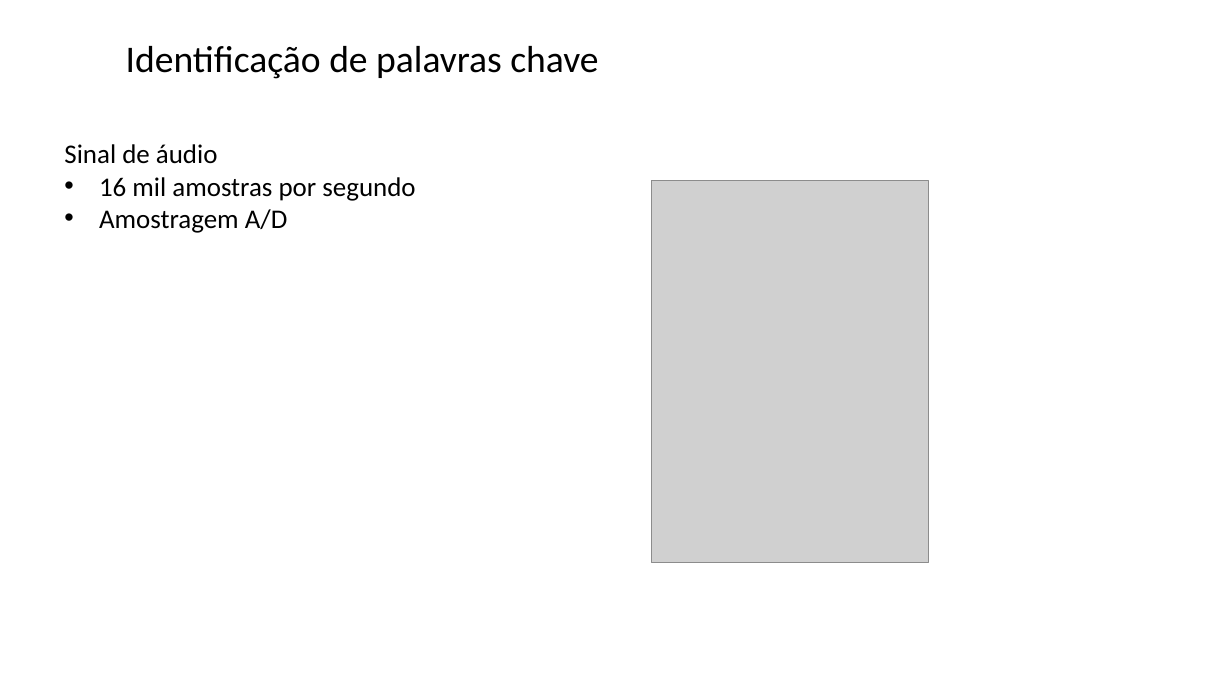
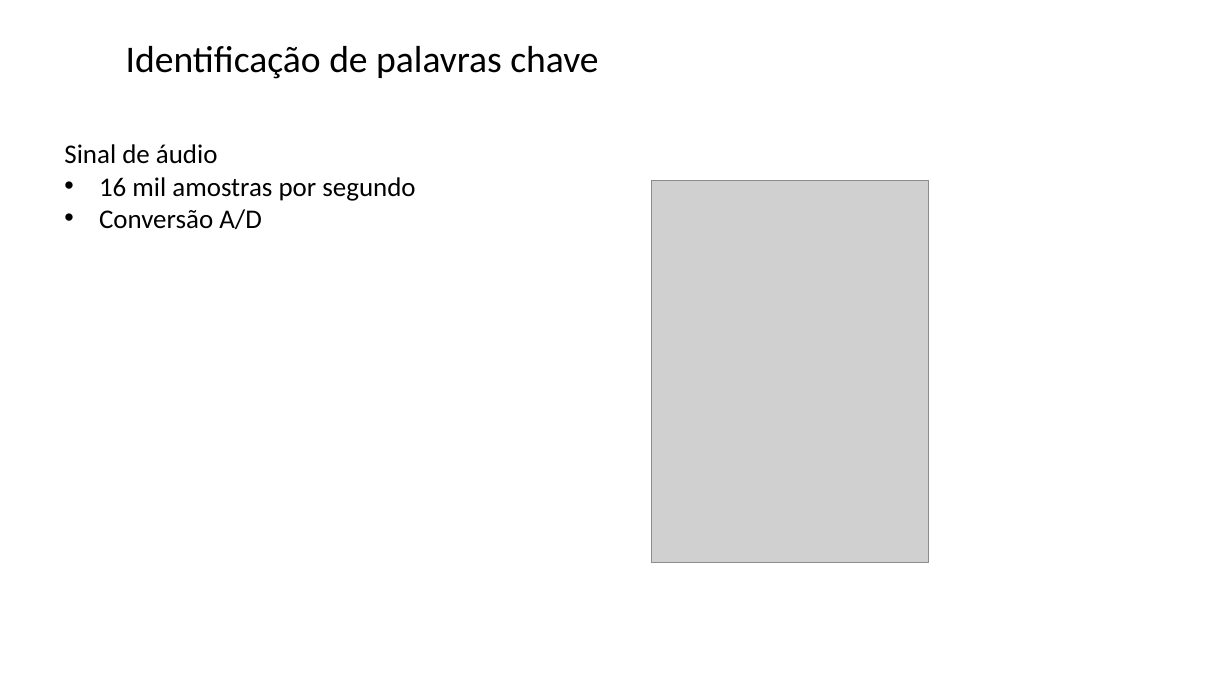
Before and after one commit to zz4fap/tp557-iot-ml, a slide deck: slide 23 of slides/TP557_17_identificação_palavras_chave.pptx. Drawn at 1232x693 pixels with LibreOffice and Linux fonts; fonts in the diff are those of the drawing; grey boxes stand for pictures; background and template pictures are left out. Boxes give left, top, right and bottom in pixels: in the first picture for what was removed or moved away, otherwise in the second. Text is boxed around its words. In the diff, an @@ line names an element or a change of style, - is before the commit and + after.

```diff
--- a/slides/TP557_17_identificação_palavras_chave.pptx
+++ b/slides/TP557_17_identificação_palavras_chave.pptx
@@ text at (99,209,262,229): text changed @@
-• Amostragem A/D
+• Conversão A/D
```
Also in this commit, not shown: 10 other slides changed.
